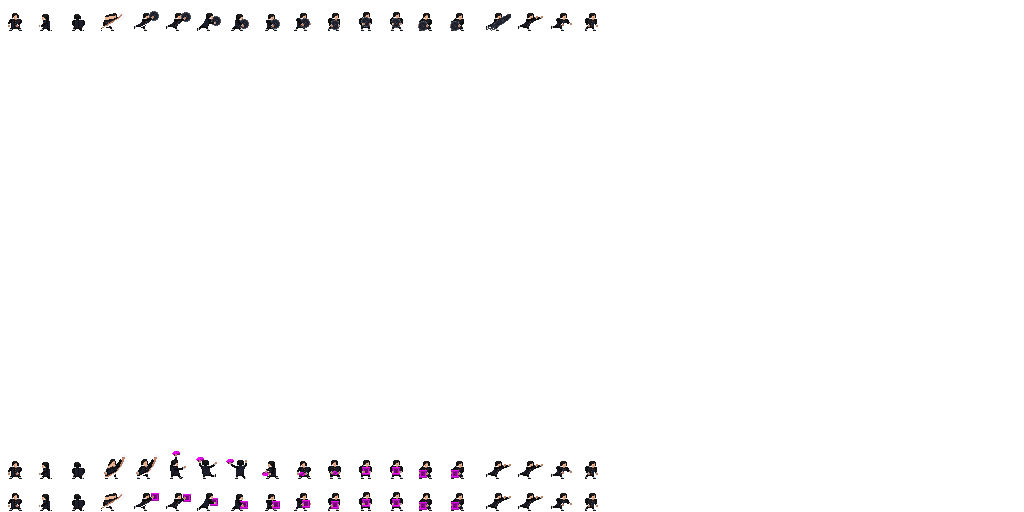
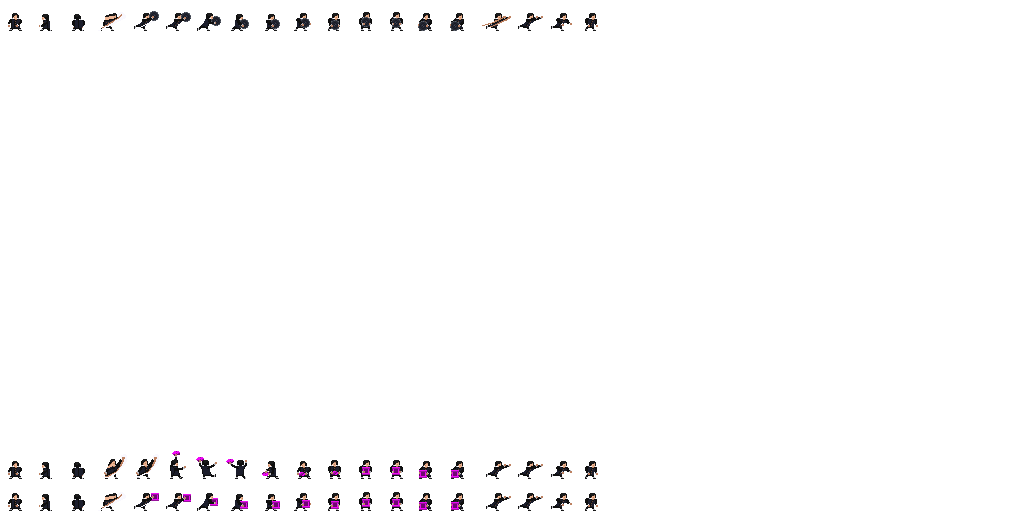
Revision of a layered w=1024, h=512 image; what changed, layer by layer:
painted on "Main" over box(482, 14, 511, 31)
